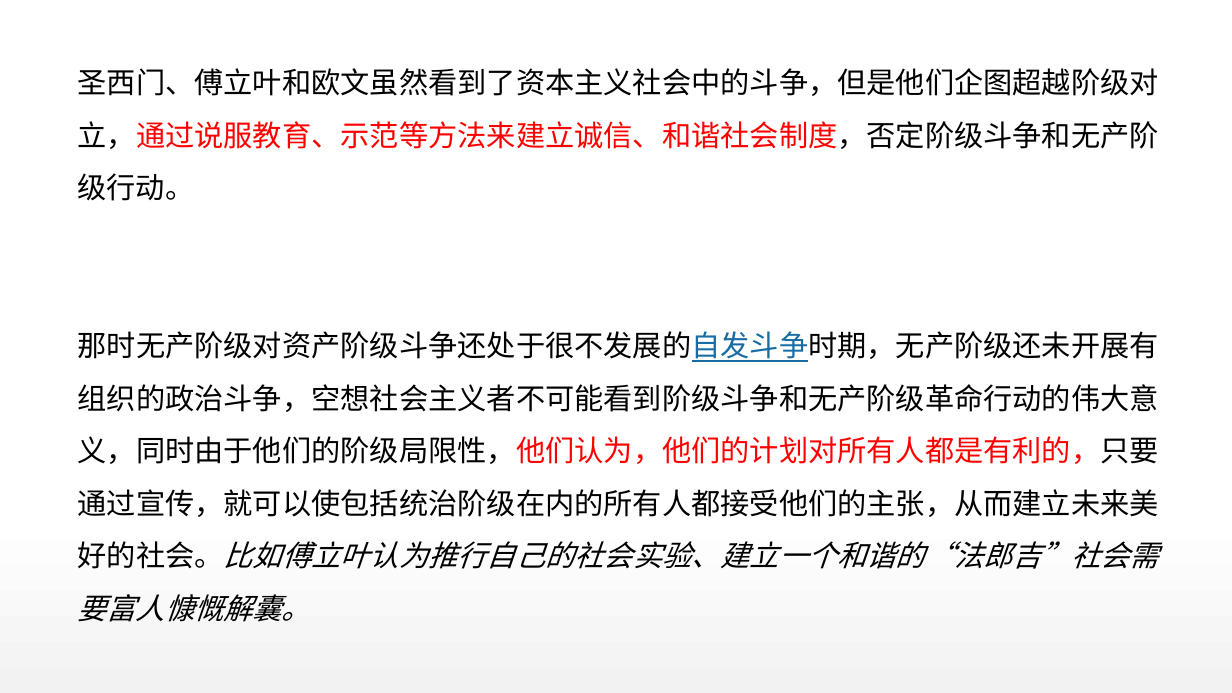
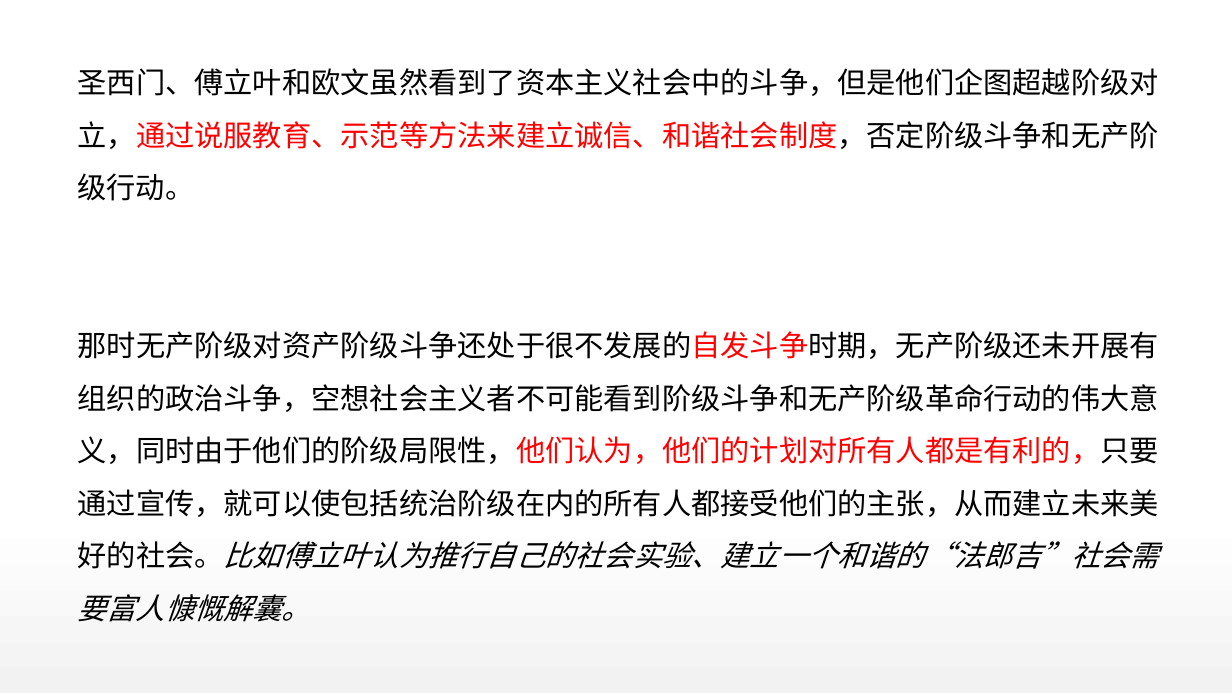
Before and after one commit to DO-MINATOR/buaa, a slide deck: slide 9 of 中特/复习ppt/刘娜娜-绪论.pptx (slide 10 before the commit). Drawn at 1232x693 pixels with LibreOffice and Linux fonts; fonts in the diff are those of the drawing. Boxes give left, top, right and bottom in pixels: in the first picture for what was removed or moved away, otherwise in the second. Text is boxed around its words. In the diff, an @@ line names an element or a change of style, - is before the commit and + after.

```diff
--- a/中特/复习ppt/刘娜娜-绪论.pptx
+++ b/中特/复习ppt/刘娜娜-绪论.pptx
@@ text at box(78, 331, 1159, 622): text colour #166CA3 to #FF0000, underline off in "那时无产阶级对资产阶级斗争还处于很不发展的自发斗争时期，无产阶级还未开展有组织的政治斗争，空想社会主义者不可能看到阶级斗 ..." @@
```
Also in this commit, not shown: 3 other slides changed, 1 slide removed, 6 other files.
